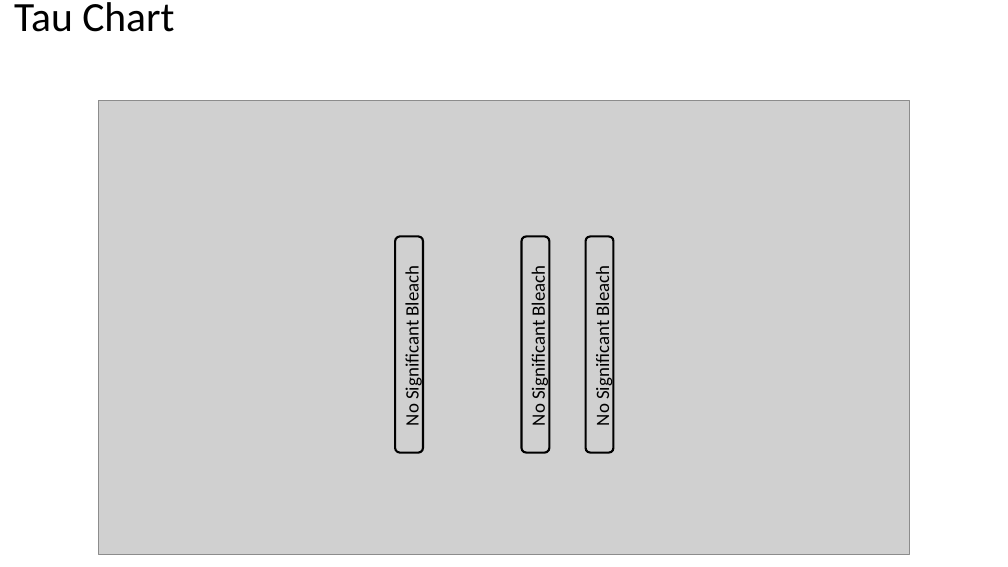
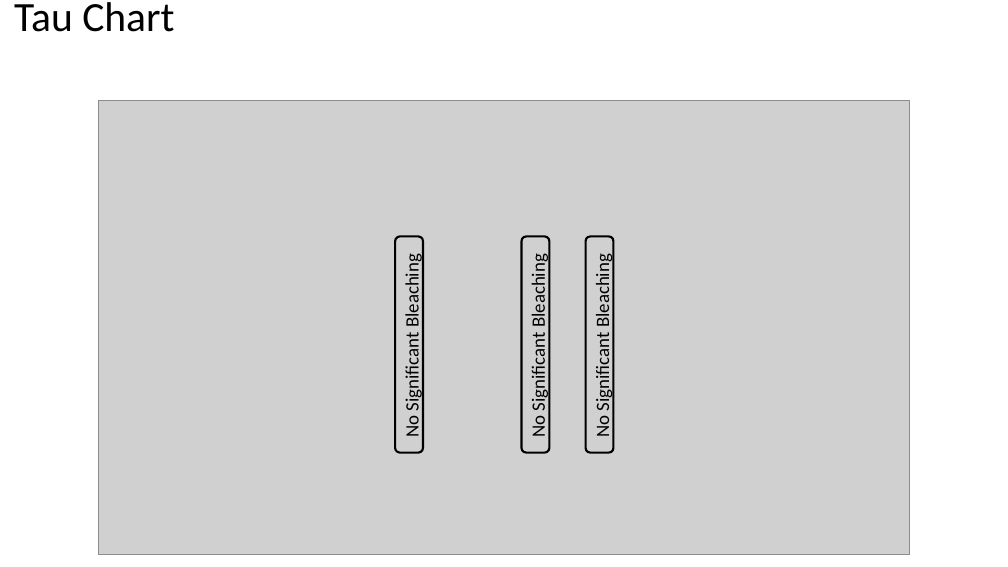
Before and after one commit to mdanderson03/SpectrePlex, a slide deck: slide 6 of experiments/10-11-22 h2o2 libh4 mcpba final kinetics/Dye Kinetics H2O2 vs mCPBA vs LiBH4 analysis.pptx. Drawn at 1008x567 pixels with LibreOffice and Linux fonts; fonts in the diff are those of the drawing; grey boxes stand for pictures. Boxes give left, top, right and bottom in pixels: in the first picture for what was removed or moved away, otherwise in the second. Text is boxed around its words. In the diff, an @@ line names an element or a change of style, - is before the commit and + after.

```diff
--- a/experiments/10-11-22 h2o2 libh4 mcpba final kinetics/Dye Kinetics H2O2 vs mCPBA vs LiBH4 analysis.pptx
+++ b/experiments/10-11-22 h2o2 libh4 mcpba final kinetics/Dye Kinetics H2O2 vs mCPBA vs LiBH4 analysis.pptx
@@ text at (x1=401, y1=261, x2=424, y2=438): text changed @@
-No Significant Bleach
+No Significant Bleaching
@@ text at (x1=527, y1=261, x2=550, y2=438): text changed @@
-No Significant Bleach
+No Significant Bleaching
@@ text at (x1=591, y1=261, x2=614, y2=438): text changed @@
-No Significant Bleach
+No Significant Bleaching
```
Also in this commit, not shown: 4 other files.
